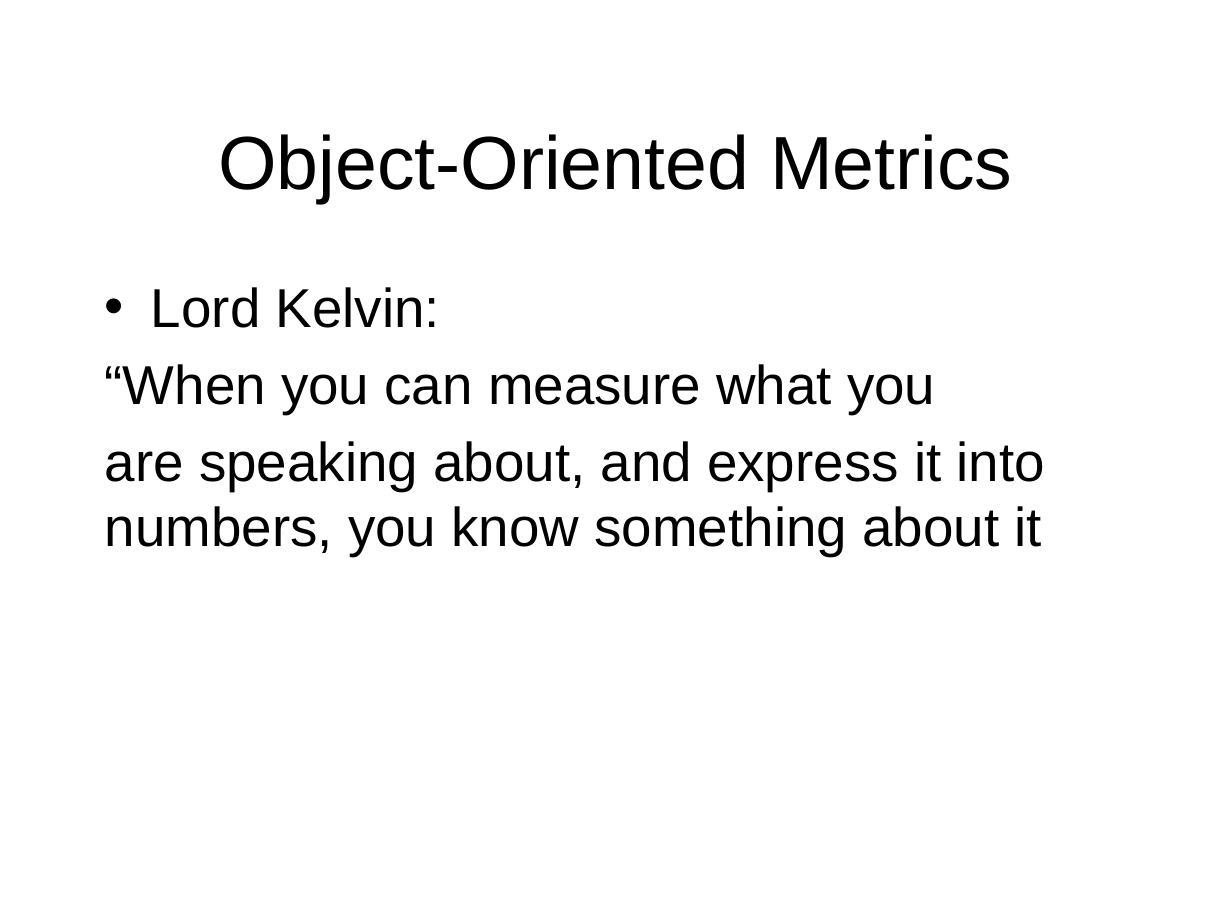
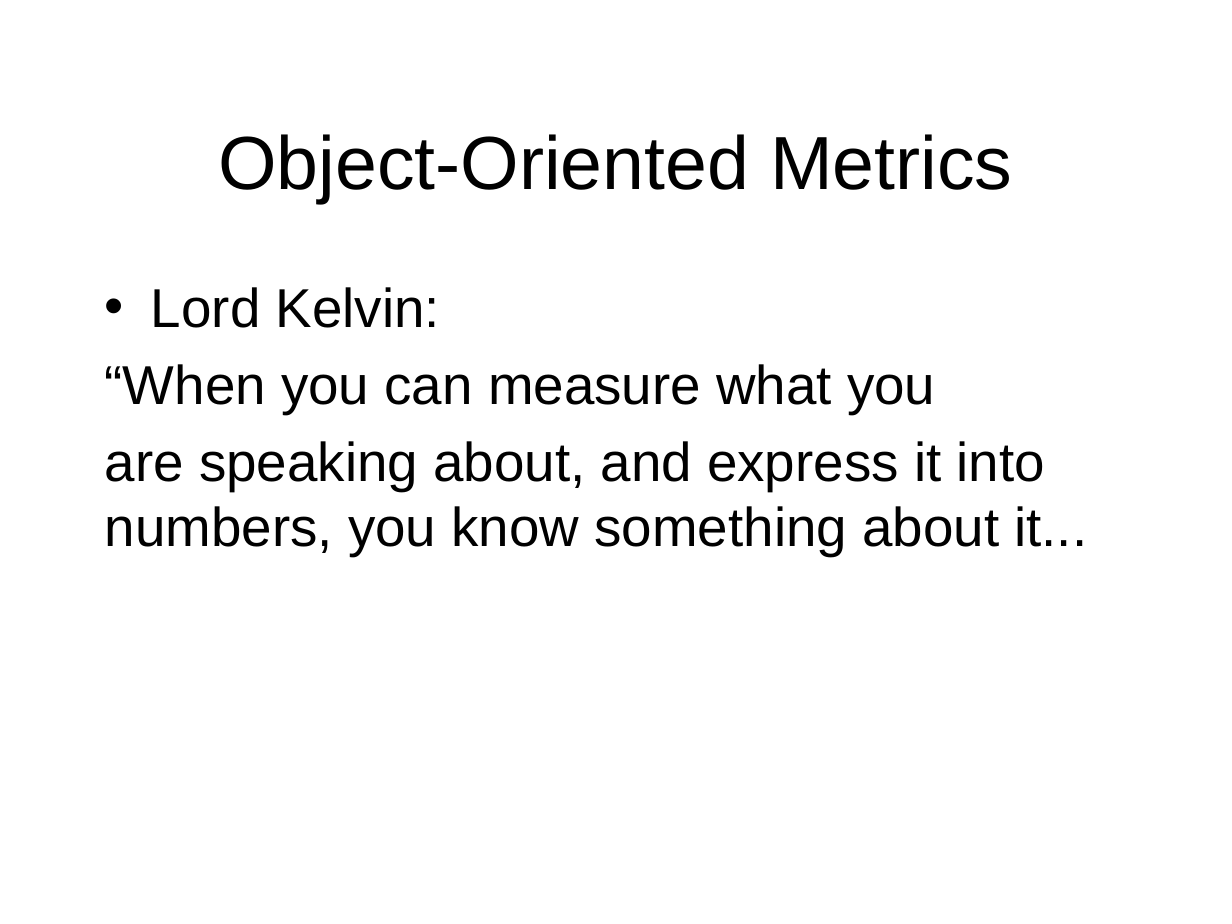
Before and after one commit to octaviordz/zjnu2017.github.io, a slide deck: slide 46 of OOAD/lectures/090--Pragmatics.pptx (slide 40 before the commit). Drawn at 1232x924 pixels with LibreOffice and Linux fonts; fonts in the diff are those of the drawing. Boxes give left, top, right and bottom in pixels: in the first picture for what was removed or moved away, otherwise in the second. Text is boxed around its words. In the diff, an @@ line names an element or a change of style, - is before the commit and + after.

```diff
--- a/OOAD/lectures/090--Pragmatics.pptx
+++ b/OOAD/lectures/090--Pragmatics.pptx
@@ text at bbox=[105, 441, 1087, 556]: text changed @@
-are speaking about, and express it into numbers, you know something about it
+are speaking about, and express it into numbers, you know something about it...
```
Also in this commit, not shown: 4 other slides changed, 6 slides added, 1 other file.
